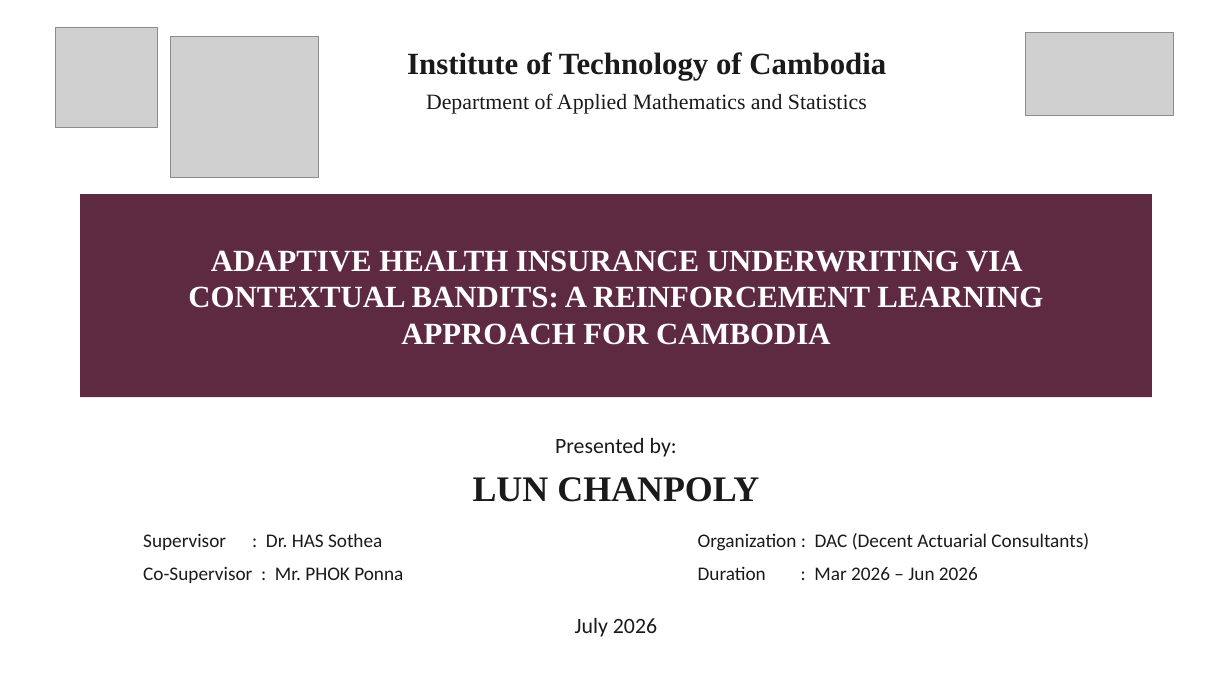
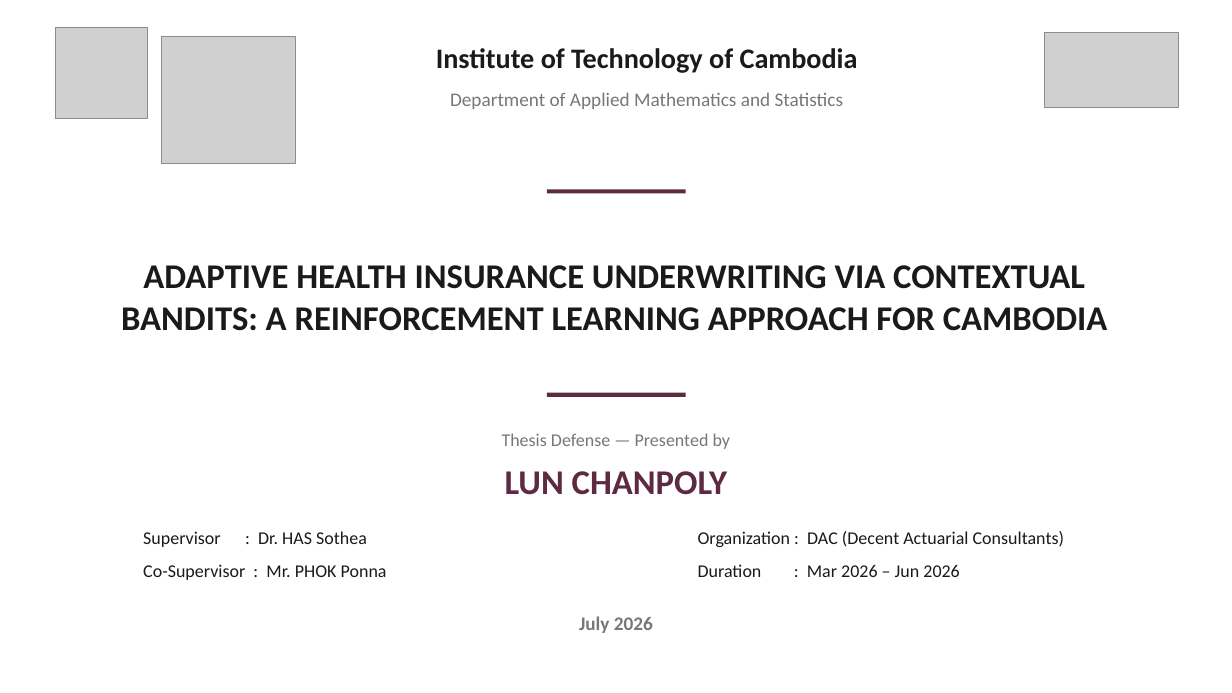
Before and after one commit to PolyTheML/DAC-UW-Thesis, a slide deck: slide 1 of thesis/health_rl/burgundy_defense_presentation.pptx. Drawn at 1232x693 pixels with LibreOffice and Linux fonts; fonts in the diff are those of the drawing; grey boxes stand for pictures. Boxes give left, top, right and bottom in pixels: in the first picture for what was removed or moved away, otherwise in the second. Text is boxed around its words. In the diff, an @@ line names an element or a change of style, - is before the commit and + after.

```diff
--- a/thesis/health_rl/burgundy_defense_presentation.pptx
+++ b/thesis/health_rl/burgundy_defense_presentation.pptx
@@ picture: place and size @@
-picture at [55,28,157,128]
+picture at [55,28,148,119]
@@ picture: place and size @@
-picture at [171,37,319,177]
+picture at [162,37,296,164]
@@ text "Institute of Technology of Cambodia": place and size @@
-text "Institute of Technology of Cambodia" at [407,52,886,80]
+text "Institute of Technology of Cambodia" at [436,48,858,73]
@@ text "Institute of Technology of Cambodia" at [436,48,858,73]: size 24 to 22 pt, font Times New Roman to Calibri @@
@@ picture: place and size @@
-picture at [1026,32,1174,116]
+picture at [1044,32,1178,108]
@@ text "Department of Applied Mathematics and ...": place and size @@
-text "Department of Applied Mathematics and ..." at [426,93,867,114]
+text "Department of Applied Mathematics and ..." at [450,92,843,109]
@@ text "Department of Applied Mathematics and ..." at [450,92,843,109]: size 17 to 15 pt, font Times New Roman to Calibri, text colour #1A1A1A to #777777 @@
@@ rectangle added at [547,189,686,193], fill #5D2A42 @@
@@ text "ADAPTIVE HEALTH INSURANCE UNDERWRITING VIA ...": place and size @@
-text "ADAPTIVE HEALTH INSURANCE UNDERWRITING VIA ..." at [80,194,1153,397]
+text "ADAPTIVE HEALTH INSURANCE UNDERWRITING VIA ..." at [121,265,1107,331]
@@ text "ADAPTIVE HEALTH INSURANCE UNDERWRITING VIA ..." at [121,265,1107,331]: size 24 to 27 pt, font Times New Roman to Calibri, text colour #FFFFFF to #1A1A1A; fill #5D2A42 to none @@
@@ rectangle added at [547,393,686,396], fill #5D2A42 @@
@@ text at [502,433,731,449]: text changed; size 17 to 14 pt; text colour #1A1A1A to #777777 @@
-Presented by:
+Thesis Defense — Presented by
@@ text "LUN CHANPOLY" at [505,471,727,495]: size 28 to 27 pt, font Times New Roman to Calibri, text colour #1A1A1A to #5D2A42 @@
@@ size 15 to 14 pt in 4 elements at [143,564,387,580], [143,531,367,547], [698,564,959,577], [698,531,1064,547] @@
@@ text "July 2026" at [579,616,653,633]: size 17 to 15 pt, text colour #1A1A1A to #777777, bold on @@
```
Also in this commit, not shown: 4 other slides changed, 1 other file.
